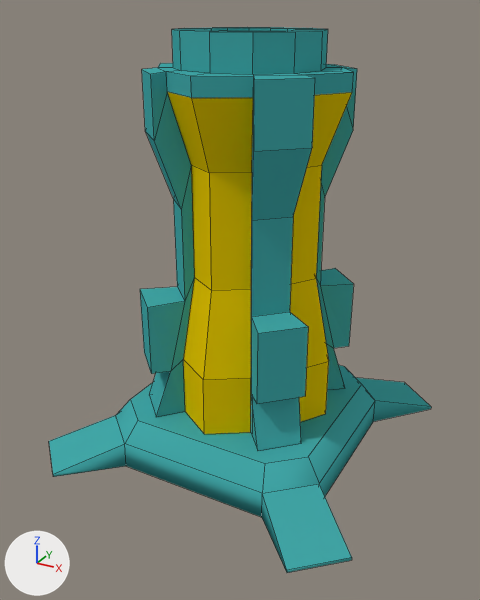
The Blender file CylindricalReactor.blend as it was, and as the next commit left it.
The view is the same before and after, from a camera (50 mm lens) standing at (7.79, -14.65, 11.08) and looking at (0.03, -0.54, 4.02). Every picture has the same lights, and +X, +Y and +Z are marked at lower left. Mesh edges are drawn as thin lines.
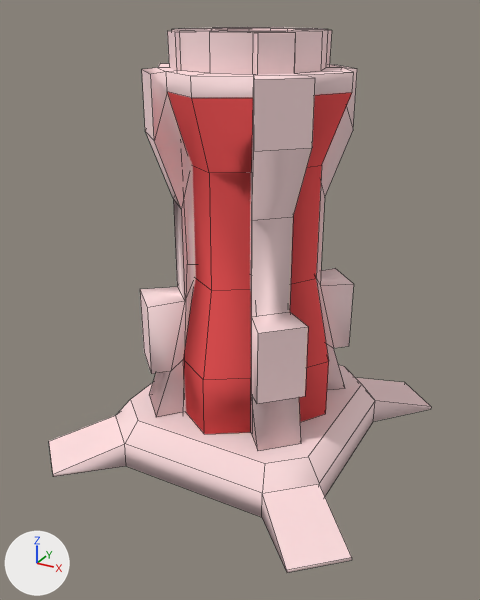
Where the change shows, as pixel boxes [x1, y1, x2, y2] in the pictures (480 x 600 px):
```json
{"part": 1, "of": "me_cube_001", "change": "added", "after": [172, 29, 328, 74]}
{"part": 2, "of": "me_cube_001", "change": "built on", "before": [172, 28, 328, 74], "after": [167, 28, 332, 414]}
{"part": 3, "of": "me_cube_001", "change": "shading changed", "before": [140, 64, 357, 451], "after": [140, 64, 357, 451]}
{"part": 4, "of": "me_cube_001", "change": "recoloured", "before": [49, 27, 431, 573], "after": [49, 27, 431, 573], "on screen": "cyan to white"}
{"part": 5, "of": "me_cube_001", "change": "recoloured", "before": [167, 92, 352, 434], "after": [167, 92, 352, 434], "on screen": "yellow to red"}
```

Scene script edits in JSON lines:
```json
{"op": "add", "block": "mat_glass", "code": ["mat_glass = diffuse_material('Glass')", "mat_glass.base_color = (1.0, 0.109, 0.112)  # red #ff5d5e"]}
{"op": "add", "block": "mat_shieldreactor", "code": ["mat_shieldreactor = diffuse_material('ShieldReactor')", "mat_shieldreactor.base_color = (1.0, 0.742, 0.752)  # white #ffe0e1"]}
{"block": "me_cube_001", "where": "# used by ob_cube; location = (0.0, 0.0, 0.0)"}
{"op": "remove", "block": "me_cube_001", "code": "me_cube_001.from_pydata(...)  # 228 vertices, 224 faces; spans x -4.52..4.52, y -4.54..4.54, z -0.37..10.63"}
{"op": "add", "block": "me_cube_001", "code": "me_cube_001.from_pydata(...)  # 312 vertices, 264 faces; spans x -4.52..4.52, y -4.54..4.54, z -0.37..10.63"}
{"block": "me_cube_001", "change": "me_cube_001 part 1: a new loose piece of 24 vertices spanning x -1.8..1.8, y -1.8..1.8, z 9.8..10.63, in mat_shieldreactor (white #ffe0e1)"}
{"block": "me_cube_001", "change": "me_cube_001 part 2"}
{"block": "me_cube_001", "change": "24 faces are deleted"}
{"block": "me_cube_001", "change": "32 vertices are added at x -1.87..1.87, y -1.87..1.87, z 0.84..10.6"}
{"block": "me_cube_001", "change": "12 new vertices lie (0.0, 0.0, 0.6) away from vertices in x -1.05..1.05, y -1.05..1.05, z 10.03"}
{"block": "me_cube_001", "change": "8 new vertices lie (0.0, 0.0, -4.35) away from vertices in x -1.38..1.38, y -1.38..1.38, z 5.19"}
{"block": "me_cube_001", "change": "8 new vertices lie (0.0, 0.0, 5.41) away from vertices in x -1.38..1.38, y -1.38..1.38, z 5.19"}
{"block": "me_cube_001", "change": "12 new faces join them, mat_shieldreactor (white #ffe0e1), smooth"}
{"block": "me_cube_001", "change": "40 new faces join them, mat_shieldreactor (white #ffe0e1)"}
{"block": "me_cube_001", "change": "me_cube_001 part 3: 134 kept faces spanning x -2.57..2.57, y -2.57..2.57, z 0.93..10.03 are now shaded smooth"}
{"block": "me_cube_001", "change": "me_cube_001 part 4: 168 faces spanning x -4.52..4.52, y -4.54..4.54, z -0.37..10.63 switch from mat_material_001 (cyan #43aaaa) to mat_shieldreactor (white #ffe0e1)"}
{"block": "me_cube_001", "change": "me_cube_001 part 5: 32 faces spanning x -2.57..2.57, y -2.57..2.57, z 0.93..9.37 switch from mat_material_003 (yellow #e7c702) to mat_glass (red #ff5d5e)"}
```
